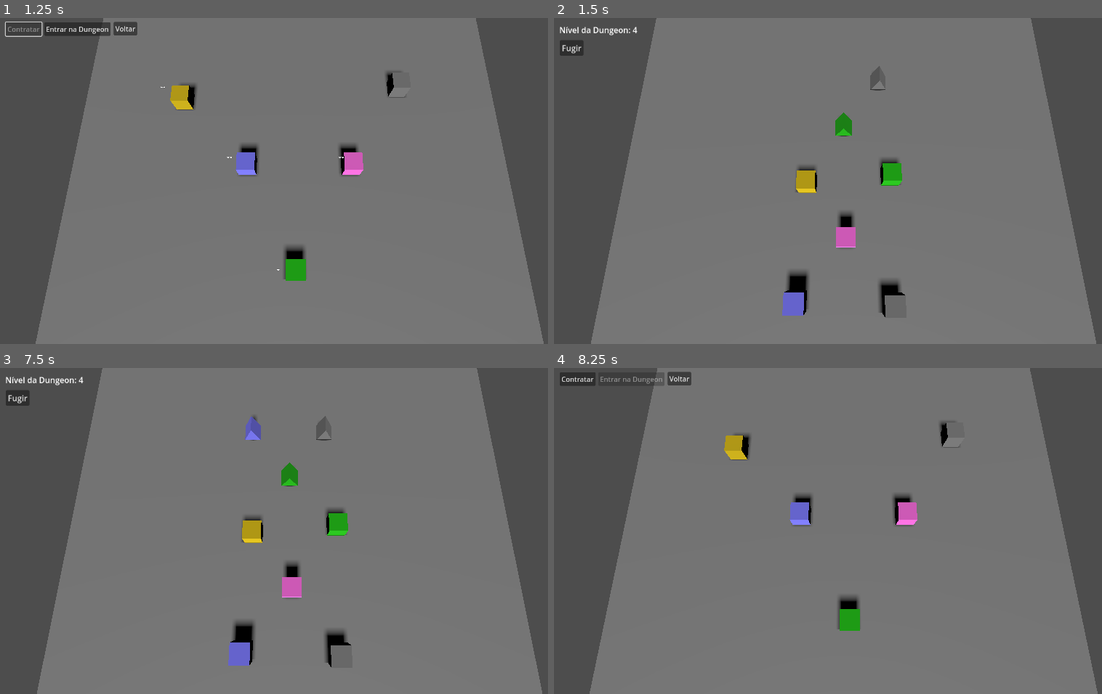
Above: before the commit, frames 1-4 (two rows, left to right).
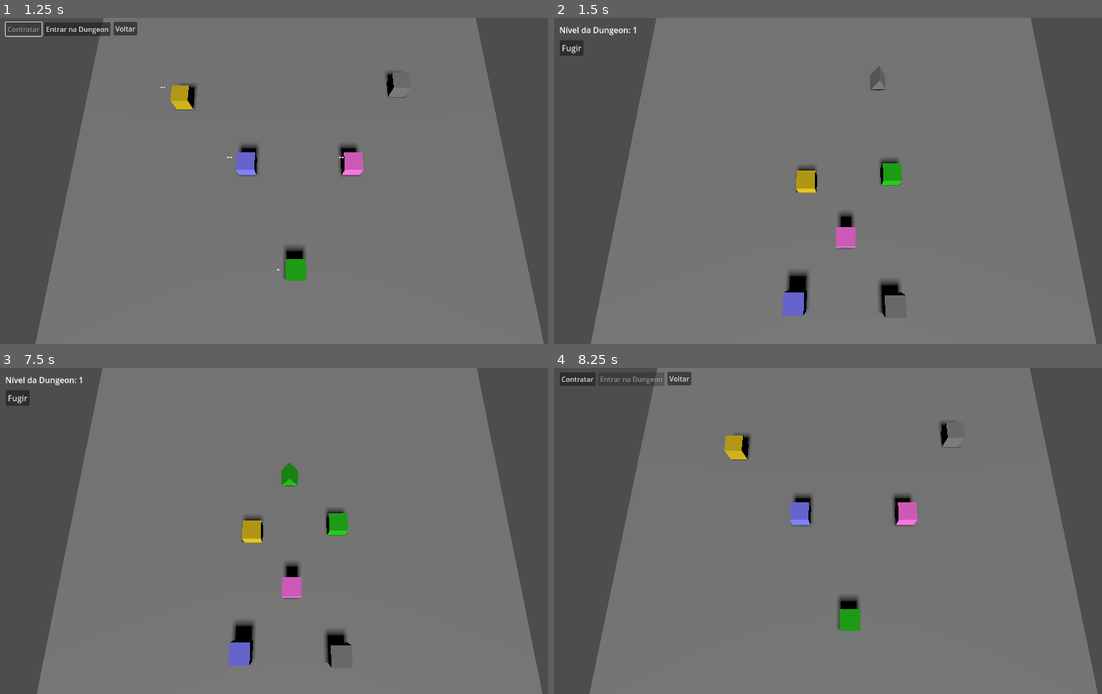
Above: after the commit, the same moments.

Repository: lazaromenezes/dungeon-explorer-godot
Game: Godot game, scene res://scenes/tavern/tavern.tscn
Same seed, same stepped clock (60 frames per second), same inputs: the game is played once before the commit and once after it.
Inputs:
- Up to frame 1 (1.25 s): click "Contratar" at 0.5 s
- Up to frame 2 (1.5 s): click "Entrar na Dungeon" at 1.25 s
- Up to frame 3 (7.5 s): click "Fugir" at 2 s; click "Voltar" at 2.75 s; click "Novo Jogo" at 3.5 s; click "Contratar" at 4.25 s; click "Voltar" at 5 s; click "Novo Jogo" at 5.75 s; click "Contratar" at 6.5 s; click "Entrar na Dungeon" at 7.25 s
- Up to frame 4 (8.25 s): click "Fugir" at 8 s

Frame 1 is identical in both runs. In frame 2, 0.2% of the frame differs, in the area x 14-55%, y 2-37%; in frame 3, 0.3%, in the area x 14-61%, y 2-23%; in frame 4, nothing differs.

Commit message:
Add dungeon wave system

Diff:
--- a/scenes/characters/enemies/enemy_character.gd
+++ b/scenes/characters/enemies/enemy_character.gd
@@ -27,3 +27,6 @@
 	enemy_stats.set_current_health(health)
 	$HealthBar.call("set_progress_bar", health)
 	visible = health > 0
+
+func is_alive():
+	return self.enemy_stats.current_health > 0
--- a/scenes/dungeon/dungeon.gd
+++ b/scenes/dungeon/dungeon.gd
@@ -32,6 +32,7 @@
 	if(_selected_hireling != null):
 		_selected_hireling.attack(enemy)
 		_unselect_current_hireling()
+		_check_remaining_enemies()
 	else:
 		print("Choose attacker first")
 
@@ -64,5 +65,9 @@
 
 	get_tree().call_group("enemies_group", "define_health", rolled_group)
 
+func _check_remaining_enemies():
+	if $Enemies.get_children().all(func(enemy:Enemy): return not enemy.is_alive()):
+		next_wave()
+
 func _update_hud():
 	$HUD/DungeonLevelText.text = DUNGEON_LEVEL_LABEL % dungeon_level
--- a/scenes/dungeon/dungeon.tscn
+++ b/scenes/dungeon/dungeon.tscn
@@ -18,7 +18,6 @@
 
 [node name="Dungeon" type="Node3D"]
 script = ExtResource("1_djhe0")
-dungeon_level = 3
 
 [node name="Scenario" type="Node" parent="."]
 
